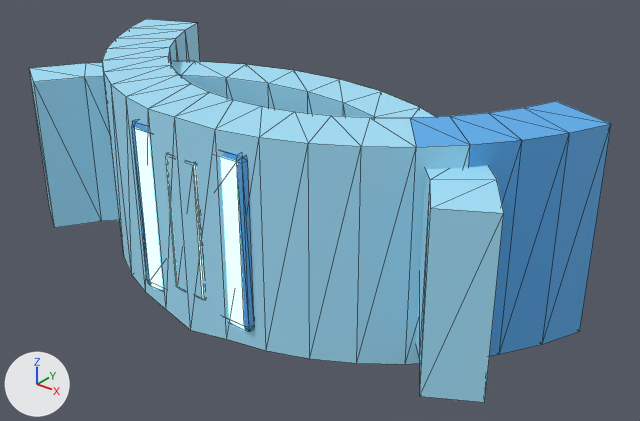
An edit to the glTF model viewer/assets/armor-parts/waist/waist.glb, drawn before and after from the same camera.
One viewpoint serves both versions: a 50 mm lens placed at (0.417, -0.467, 0.281), pointed at (0.032, 0.014, -0.017). Every picture has the same lights, and +X, +Y and +Z are marked at lower left. The first picture is the older version. Mesh edges are drawn as thin lines. Vertices at exactly the same position are counted once.

The first picture shows 'armor_waist_v001'.
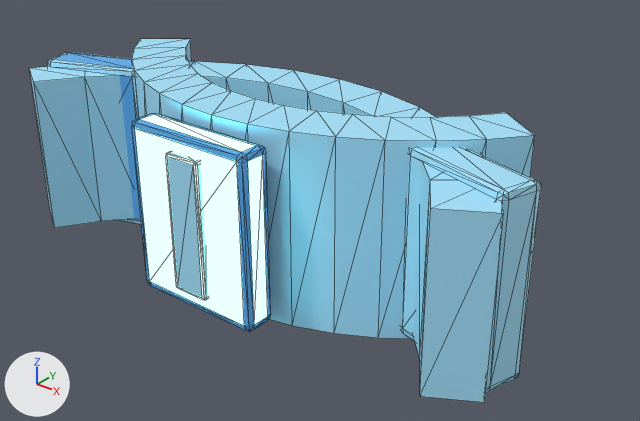
Patch to the scene script:
```diff
--- a/viewer/assets/armor-parts/waist/waist.glb.py
+++ b/viewer/assets/armor-parts/waist/waist.glb.py
@@ me_armor_waist_v001 @@
 # used by ob_armor_waist_v001; location = (0.0, 0.0, 0.0)
-me_armor_waist_v001.from_pydata(...)  # 240 vertices, 464 faces; spans x -0.225..0.225, y -0.098..0.095, z -0.083..0.083
+me_armor_waist_v001.from_pydata(...)  # 336 vertices, 648 faces; spans x -0.222..0.222, y -0.096..0.079, z -0.075..0.075
+# me_armor_waist_v001 part 1: the loose piece of 76 vertices spanning x -0.225..0.225, y -0.098..0.095, z -0.083..0.083 is rebuilt with 60 vertices and now spans x -0.19..0.19, y -0.065..0.065, z -0.075..0.075, in mat_armor_base_surface (cyan #a7e6ff)
+# me_armor_waist_v001 part 2: a new loose piece of 56 vertices spanning x 0.13..0.222, y -0.046..0.01, z -0.07..0.07, in mat_armor_base_surface (cyan #a7e6ff)
+# me_armor_waist_v001 part 3: a new loose piece of 56 vertices spanning x -0.222..-0.13, y -0.046..0.01, z -0.07..0.07
+# me_armor_waist_v001 part 4: 16 faces spanning x -0.054..0.054, y -0.092..-0.068, z -0.067..0.062 switch from mat_armor_emissive (cyan #76f4ff, glowing cyan #76f4ff) to mat_armor_accent (blue #5cb0f1)
 me_armor_waist_v001.materials.append(mat_armor_base_surface)
```

Pixel boxes (x1, y1, x2, y2) of what changed, in the pictures (640 x 421 px):
'armor_waist_v001', reshaped (12% narrower): before (29, 19, 611, 402); after (29, 39, 541, 402)
part 1 of me_armor_waist_v001, rebuilt (21% narrower, 13% shorter): before (102, 19, 611, 364); after (132, 39, 535, 339)
part 2 of me_armor_waist_v001, added (cyan): after (401, 147, 541, 392)
part 3 of me_armor_waist_v001, added: after (47, 52, 141, 224)
part 4 of me_armor_waist_v001, recoloured: before (150, 282, 245, 330); after (150, 282, 267, 330)
